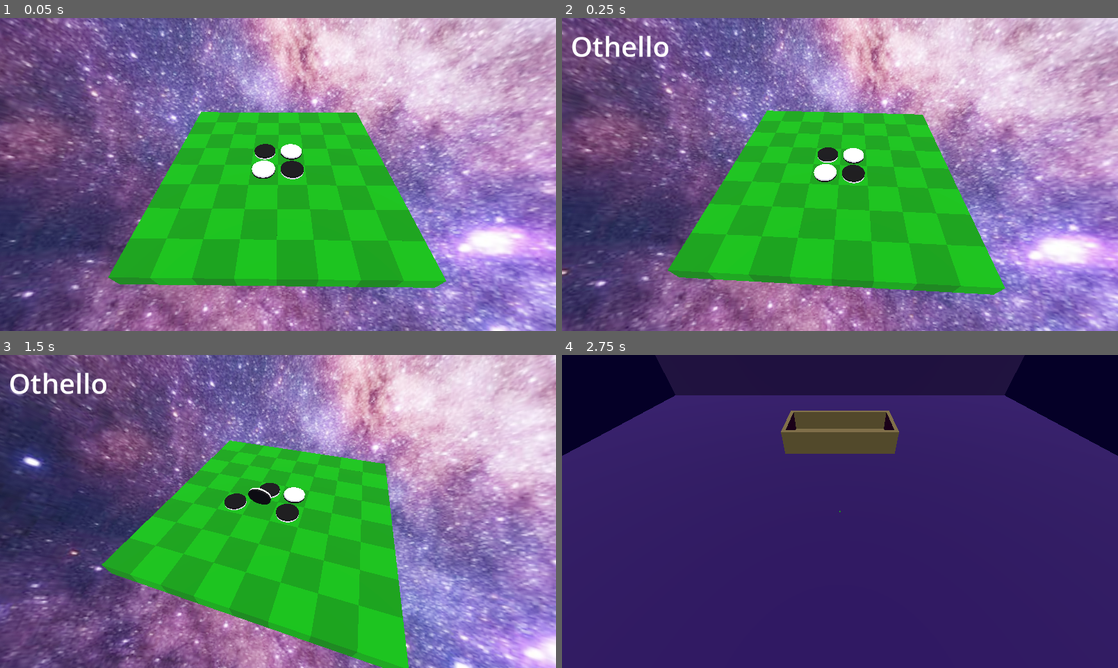
Above: before the commit, frames 1-4 (two rows, left to right).
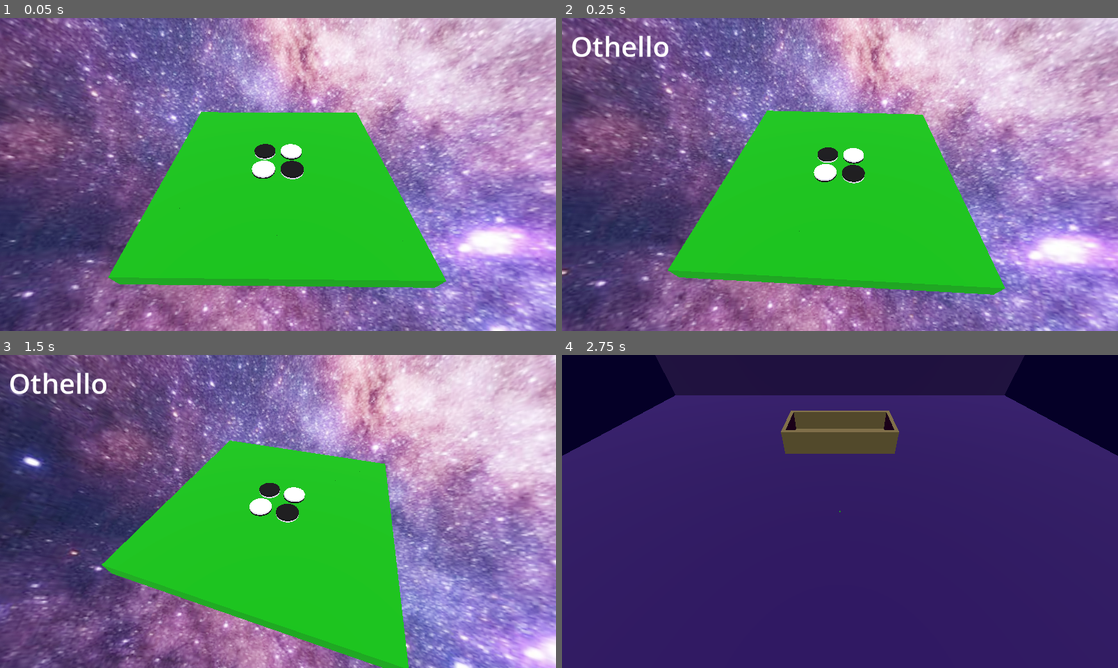
Above: after the commit, the same moments.

Repository: phrasmotica/othello
Game: Godot game, scene res://scenes/3d/main_menu_3d.tscn
Two runs of this game, one before a commit and one after it. Both use one fixed random seed, a clock stepped at 60 frames per second and the inputs below.
Inputs (mouse positions are in pixels of both pictures, inside the frame that each line leads up to):
- Up to frame 1 (0.05 s): no input
- Up to frame 2 (0.25 s): no input
- Up to frame 3 (1.5 s): move the mouse to (400, 495) at 0.52 s; hold C (peek_counter_box) 0.53-1.25 s; click (400, 495) at 0.67 s; click "Start Game" at 1.25 s
- Up to frame 4 (2.75 s): drag from (728, 527) to (812, 574) at 2.02 s

The runs differ from the first frame. In frame 1, 12% of the frame differs, in the area x 19-77%, y 30-86%; in frame 2, 12%; in frame 3, 12%, in the area x 18-73%, y 28-97%; in frame 4, nothing differs.

Commit message:
Fix issue where score UI was not updating with the initial score until after the entrance animation was complete

Diff:
--- a/scripts/3d/board_3d.gd
+++ b/scripts/3d/board_3d.gd
@@ -40,6 +40,8 @@
 signal busy_changed(is_busy: bool)
 signal freed(is_busy: bool)
 
+signal started
+
 signal cell_highlighted(index: int)
 signal cell_changed(index: int, data: BoardCellData)
 
@@ -48,6 +50,10 @@
 signal board_reset(old_state: BoardStateData, new_state: BoardStateData)
 
 func _ready() -> void:
+	if Engine.is_editor_hint():
+		start_game()
+
+func start_game() -> void:
 	if not Engine.is_editor_hint():
 		SignalHelper.chain(board_state.cell_changed, cell_changed)
 		SignalHelper.chain(board_state.state_changed, state_changed)
@@ -61,6 +67,8 @@
 
 		Globals.init_finished = true
 		print("Init finished")
+
+	started.emit()
 
 func _initialise() -> void:
 	_inject_state()
--- a/scripts/3d/board_3d_entrance_animation.gd
+++ b/scripts/3d/board_3d_entrance_animation.gd
@@ -25,6 +25,11 @@
 		tween.tween_callback(finished.emit)
 
 func _prepare_for_entrance() -> void:
+	# starting the game here, rather than as soon as the board is ready, ensures
+	# that all the relevant signal connections have been made before the UI
+	# appears, for example
+	board.start_game()
+
 	camera_rig.top_level = true
 	board.scale = 0.01 * Vector3.ONE
 
--- a/scripts/3d/othello_game_logic_3d.gd
+++ b/scripts/3d/othello_game_logic_3d.gd
@@ -20,7 +20,7 @@
 
 func _connect_children() -> void:
 	if not Engine.is_editor_hint():
-		var ready_sig := board_3d.ready
+		var ready_sig := board_3d.started
 
 		# broadcast the board state for the first time, etc
 		SignalHelper.once(ready_sig, turn_tracker.before_start_game)
